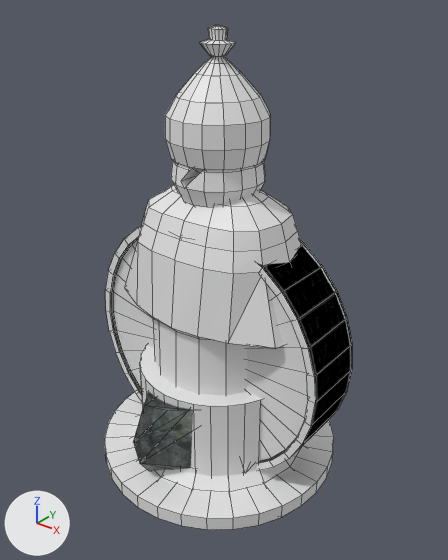
The Blender file new 3d assets/pieces.blend: old version first, new version second.
One viewpoint serves both versions: a 50 mm camera at (2.58, -3.16, 3.46) aimed at (0.06, -0.01, 1.51). The lights are fixed; the arrows at lower left show +X, +Y and +Z. Mesh edges are drawn as thin lines.

Objects in the first picture: 'bishop', 'hat', 'rock', 'sorcerer', 'wheel'.
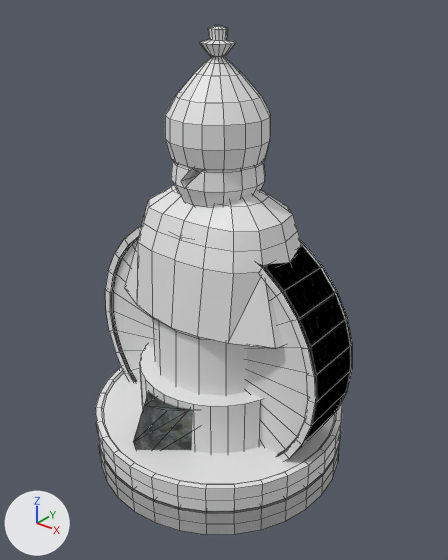
What changed in the scene script:
```text
Add me_circle_006:
    me_circle_006.from_pydata(...)  # 128 vertices, 97 faces; spans x -0.98..0.98, y -0.98..0.98, z 0.0..0.1
Add ob_checker_kinged:
    ob_checker_kinged = bpy.data.objects.new('checker-kinged', me_circle_006)
    ob_checker_kinged.location = (0.0, 0.0, 0.1)
    _m = ob_checker_kinged.modifiers.new('Mirror', 'MIRROR')
    _m.use_axis = (False, False, True)
    _m = ob_checker_kinged.modifiers.new('Array', 'ARRAY')
    _m.relative_offset_displace = (0.0, 0.0, 1.1)
Add ob_checker:
    ob_checker = bpy.data.objects.new('checker', me_circle_006.copy())
    ob_checker.location = (0.0, 0.0, 0.1)
    _m = ob_checker.modifiers.new('Mirror', 'MIRROR')
    _m.use_axis = (False, False, True)
```

Pixel boxes [x1, y1, x2, y2] of what changed, in the pictures (448 x 560 px):
'checker-kinged', added
    after: [96, 366, 342, 511]
'checker', added
    after: [99, 443, 340, 535]
'hat', unchanged, covered by the edit
    before: [105, 345, 334, 530]
    after: [140, 345, 263, 453]
